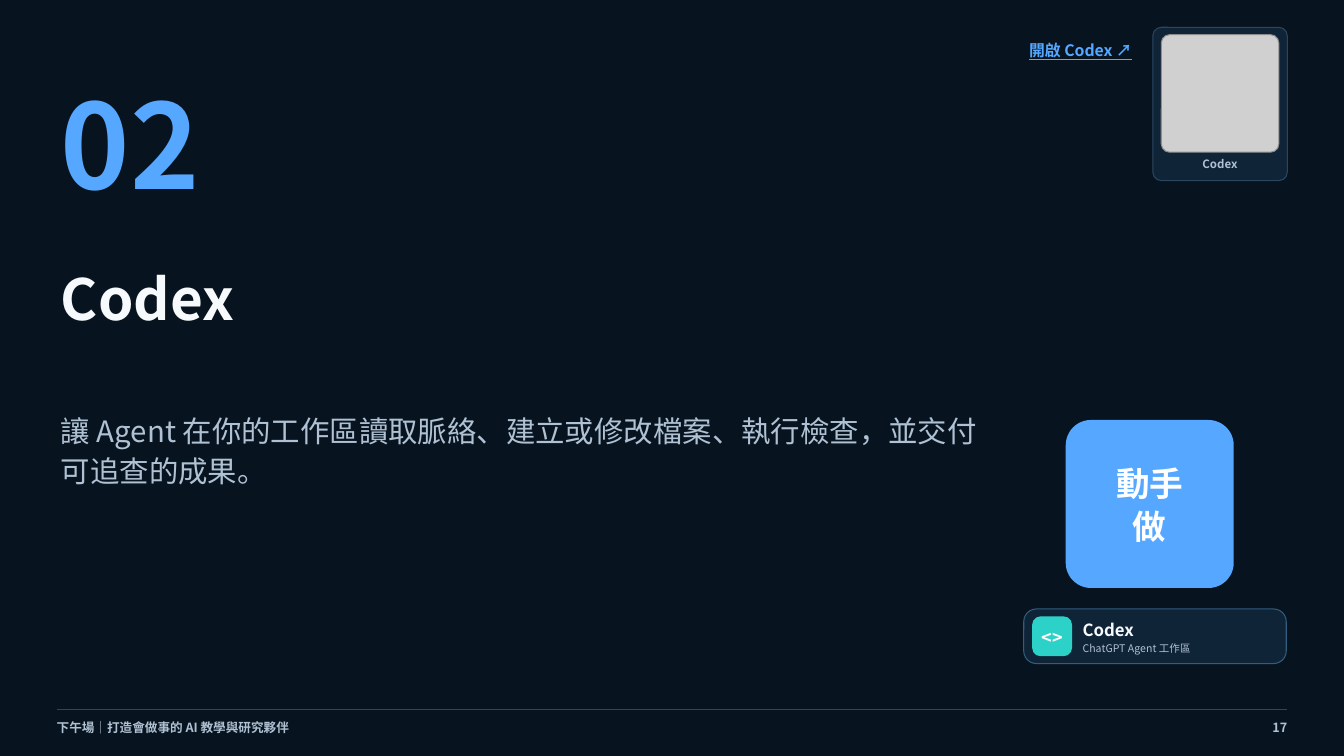
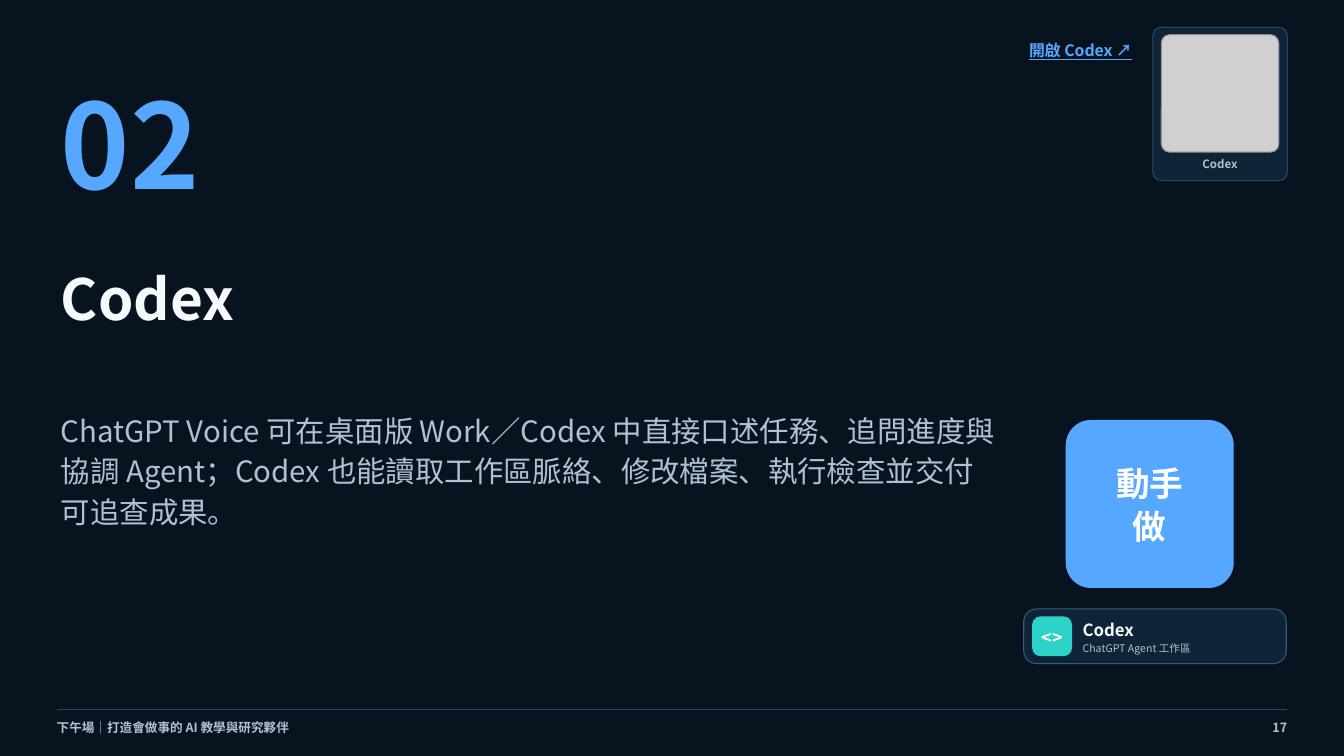
Before and after one commit to cagoooo/ncu-ai-agent-workshop-20260826, a slide deck: slide 17 of 01_簡報/下午場_打造會做事的AI教學與研究夥伴_資料分析實戰_20260826.pptx. Drawn at 1344x756 pixels with LibreOffice and Linux fonts; fonts in the diff are those of the drawing; grey boxes stand for pictures. Boxes give left, top, right and bottom in pixels: in the first picture for what was removed or moved away, otherwise in the second. Text is boxed around its words. In the diff, an @@ line names an element or a change of style, - is before the commit and + after.

Commit message:
🎙️ 加入 ChatGPT Codex 原生語音模式

```diff
--- a/01_簡報/下午場_打造會做事的AI教學與研究夥伴_資料分析實戰_20260826.pptx
+++ b/01_簡報/下午場_打造會做事的AI教學與研究夥伴_資料分析實戰_20260826.pptx
@@ text at (61,417,995,526): text changed @@
-讓 Agent 在你的工作區讀取脈絡、建立或修改檔案、執行檢查，並交付可追查的成果。
+ChatGPT Voice 可在桌面版 Work／Codex 中直接口述任務、追問進度與協調 Agent；Codex 也能讀取工作區脈絡、修改檔案、執行檢查並交付可追查成果。
```
Also in this commit, not shown: 1 other slide changed, 31 other files.
